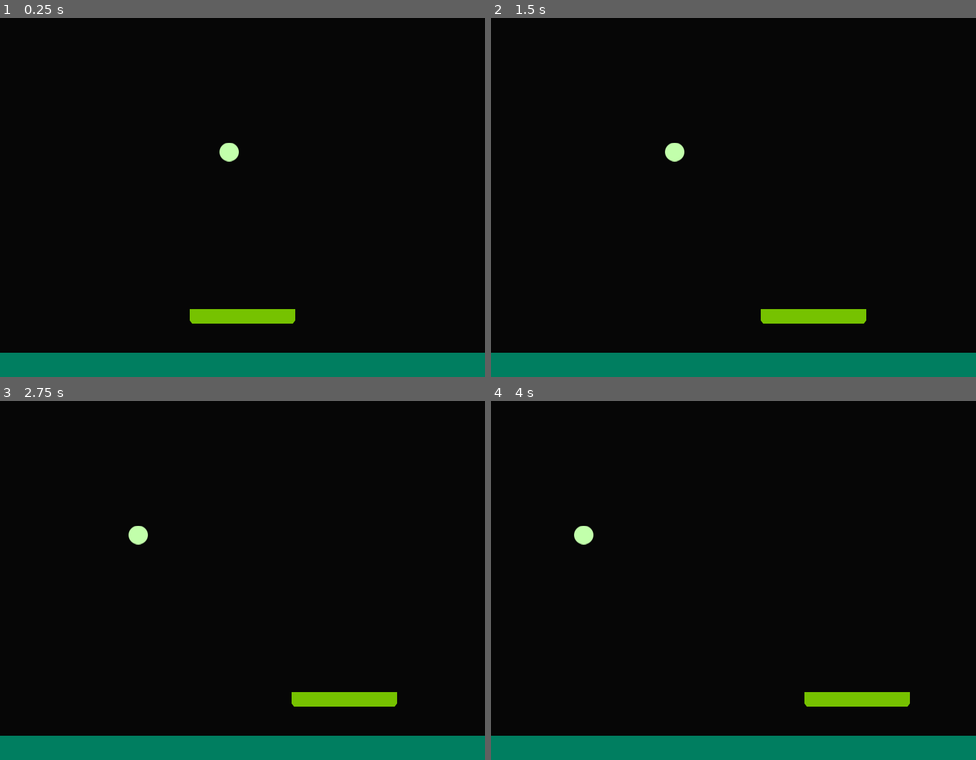
Above: before the commit, frames 1-4 (two rows, left to right).
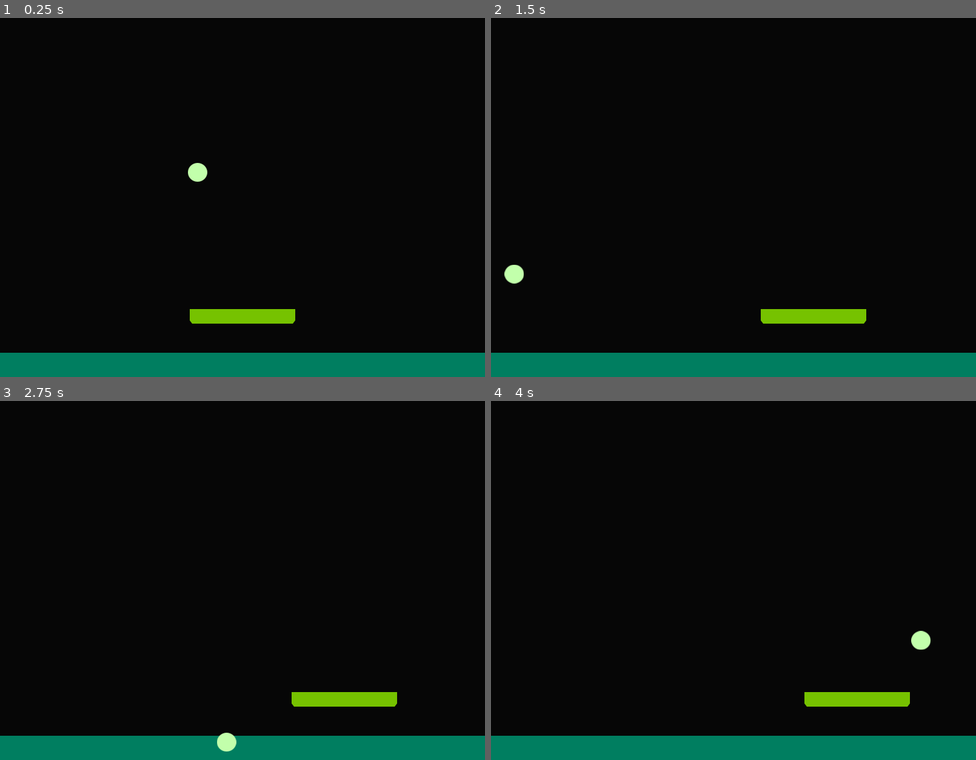
Above: after the commit, the same moments.

Repository: untimated/singlepong
Game: Godot game, scene res://MainGame.tscn
Two runs of this game, one before a commit and one after it. Both use one fixed random seed, a clock stepped at 60 frames per second and the inputs below.
Inputs:
- Up to frame 1 (0.25 s): no input
- Up to frame 2 (1.5 s): tap Enter at 0.5 s; hold D 0.53-1.28 s; hold A from 1.28 s (still down)
- Up to frame 3 (2.75 s): release A at 2.03 s; hold D from 2.03 s (still down)
- Up to frame 4 (4 s): release D at 3.53 s; hold A from 3.53 s (still down)

The runs differ from the first frame. In frame 1, 0.3% of the frame differs, in the area x 38-50%, y 34-46%; in frame 2, 0.3%, in the area x 2-40%, y 34-74%; in frame 3, 0.3%; in frame 4, 0.3%.

Commit message:
Add ball & standard bounce mechanic

Diff:
--- a/MainGame.tscn
+++ b/MainGame.tscn
@@ -63,7 +63,6 @@
 
 [node name="Ball" type="KinematicBody2D" parent="."]
 position = Vector2( 393, 229 )
-collision_mask = 0
 script = ExtResource( 4 )
 
 [node name="Sprite" type="Sprite" parent="Ball"]
--- a/Src/Scripts/Ball.gd
+++ b/Src/Scripts/Ball.gd
@@ -3,32 +3,60 @@
 
 const WINDOW_WIDTH = OS.window_size.x
 const WINDOW_HEIGHT = OS.window_size.y
+const LEFT_WALL_NORMAL = Vector2(1, 0)
+const RIGHT_WALL_NORMAL = Vector2(-1, 0)
+const TOP_WALL_NORMAL = Vector2(0, -1)
+const BOTTOM_WALL_NORMAL = Vector2(0, 1)
 
-var direction = Vector2(-1, 0)
+
+var direction = Vector2(-1, 0.5)
 var player_normal = Vector2(0,-1)
+var speed = 5
+
+onready var offset = get_node('Sprite').get_rect().size.x / 2
 
 # Called when the node enters the scene tree for the first time.
 func _ready():
+	# print('Ball Width', ball_width)
 	pass # Replace with function body.
 
 # Called every frame. 'delta' is the elapsed time since the previous frame.
 func _process(_delta):
-	self.move_and_collide(direction)
-	print(boundary_check(self.position))
+	var result = boundary_check(self.position)
+	direction = result.dir.normalized() * speed
+	var collision = self.move_and_collide(direction)
+	if collision :
+		var collider = collision.collider
+		# print(collider.name)
+		if collider.name == 'Player':
+			var contact_normal = collision.normal
+			direction = direction.bounce(contact_normal)
+			# print("normal : ", collision.normal)
+			print("dir now : ", direction)
 	pass
 
 func process_movement() -> Vector2:
 	return Vector2()
 
-func boundary_check(pos: Vector2):
-	var msg = '';
-	if pos.x > WINDOW_WIDTH :
-		msg = "right boundary"
-	elif pos.x < 0:
-		msg = "left boundary"
-	elif pos.y > WINDOW_HEIGHT:
-		msg = "bottom boundary"
-	elif pos.y < 0:
-		msg = "top boundary"
-
-	return msg
+func boundary_check(pos: Vector2) -> Object:
+	var resp = {"dir": Vector2(), "msg": ""}
+	if pos.x + offset > WINDOW_WIDTH :
+		self.position.x = WINDOW_WIDTH - offset
+		resp.dir = direction.bounce(RIGHT_WALL_NORMAL)
+		resp.msg = "right boundary " + str(resp.dir)
+	elif pos.x - offset < 0.0:
+		print(pos)
+		self.position.x = 0.0 + offset
+		resp.dir = direction.bounce(LEFT_WALL_NORMAL)
+		resp.msg = "left boundary " + str(resp.dir)
+	elif pos.y + offset > WINDOW_HEIGHT:
+		self.position.y = WINDOW_HEIGHT - offset
+		resp.dir = direction.bounce(BOTTOM_WALL_NORMAL)
+		resp.msg = "bottom boundary " + str(resp.dir)
+	elif pos.y - offset < 0.0:
+		self.position.y = 0.0 + offset
+		resp.dir = direction.bounce(TOP_WALL_NORMAL)
+		resp.msg = "top boundary " + str(resp.dir)
+	else:
+		resp.dir = direction
+	return resp
Not shown, changed: logs/godot.log
